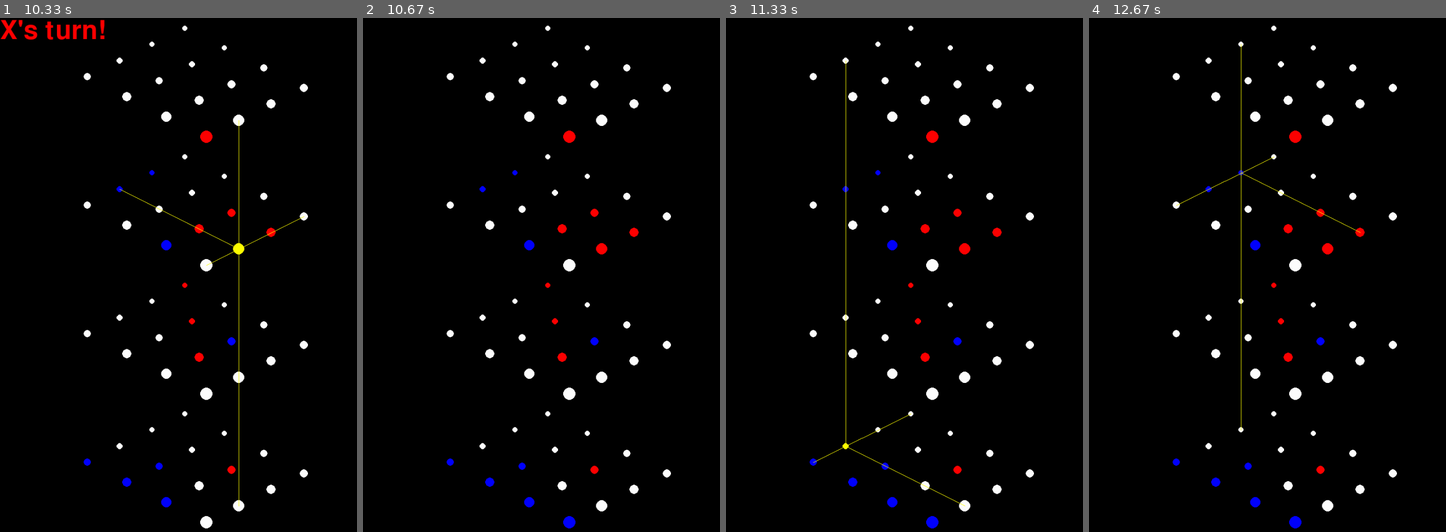
Above: before the commit, frames 1-4 (left to right).
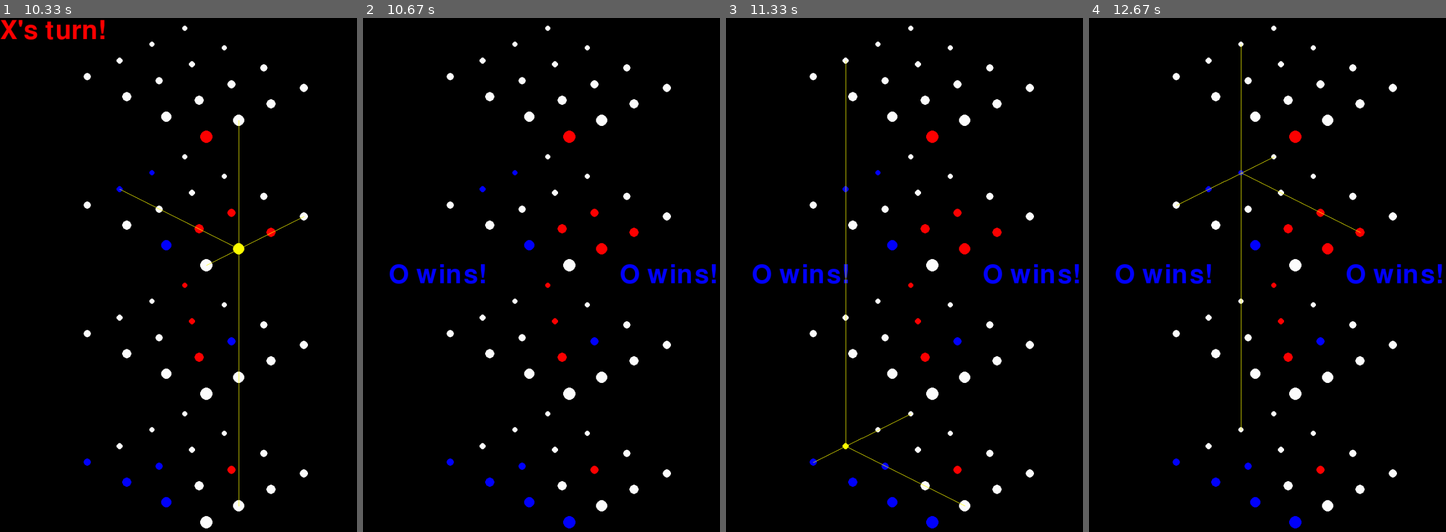
Above: after the commit, the same moments.

Repository: kluedemann/GitGud
Game: pygame game, started from main.py
Two runs of this game, one before a commit and one after it. Both use one fixed random seed, a clock stepped at 60 frames per second and the inputs below.
Inputs (mouse positions are in pixels of both pictures, inside the frame that each line leads up to):
- Up to frame 1 (10.33 s): click (185, 275) at 0.38 s; press the mouse at (185, 275) at 0.7 s; move the mouse to (124, 310) at 0.8 s; release the mouse at (64, 346) at 0.93 s; press the mouse at (185, 275) at 1.13 s; move the mouse to (207, 367) at 1.23 s; release the mouse at (228, 460) at 1.37 s; click (232, 218) at 2.07 s; click (189, 223) at 2.78 s; press the mouse at (189, 223) at 3.07 s; move the mouse to (228, 187) at 3.17 s; release the mouse at (267, 151) at 3.3 s; click (196, 141) at 3.43 s; click (235, 352) at 4.2 s; click (264, 305) at 4.62 s; move the mouse to (264, 228) at 4.9 s; click (264, 228) at 5.07 s; click (192, 352) at 5.5 s; press the mouse at (192, 352) at 6.2 s; move the mouse to (189, 352) at 6.3 s; release the mouse at (185, 352) at 6.43 s; press the mouse at (192, 352) at 6.53 s; move the mouse to (228, 316) at 6.63 s; release the mouse at (267, 285) at 6.77 s; press the mouse at (192, 352) at 6.87 s; move the mouse to (246, 341) at 6.97 s; release the mouse at (296, 326) at 7.1 s; press the mouse at (192, 352) at 7.2 s; move the mouse to (207, 269) at 7.3 s; release the mouse at (221, 187) at 7.43 s; click (214, 136) at 7.58 s; click (260, 269) at 7.93 s; click (185, 326) at 9.92 s; move the mouse to (235, 244) at 10.23 s
- Up to frame 2 (10.67 s): click (598, 244) at 10.35 s; click (641, 444) at 10.65 s
- Up to frame 3 (11.33 s): click (993, 233) at 10.98 s; move the mouse to (854, 439) at 11.27 s
- Up to frame 4 (12.67 s): click (1217, 439) at 11.43 s; click (1228, 228) at 11.98 s; move the mouse to (1235, 167) at 12.4 s

Frame 1 is identical in both runs. In frame 2, 0.9% of the frame differs, in the area x 7-99%, y 47-52%; in frame 3, 0.9%; in frame 4, 0.9%.

Commit message:
Bug Fixes

Diff:
--- a/bot.py
+++ b/bot.py
@@ -92,6 +92,8 @@
         """
         if game.turn_num < 5 or random.random() < self.epsilon:
             z, x, y = random.randint(0, game.h - 1), random.randint(0, game.l - 1), random.randint(0, game.w - 1)
+            while game.board[z][x][y] != ' ':
+                z, x, y = random.randint(0, game.h - 1), random.randint(0, game.l - 1), random.randint(0, game.w - 1)
             return z, x, y, 0
         else:
             return self.minimax(game, self.player)
--- a/main.py
+++ b/main.py
@@ -58,6 +58,8 @@
                         )
         if not self.game_over:
             self.draw_turn()
+        else:
+            self.draw_over(self.players[1 - self.turn_num % 2])
         if test:
             pygame.display.update()
         return
@@ -99,7 +101,7 @@
         if self.check_win(player) or self.turn_num == (self.l * self.w * self.h):
             self.game_over = True
             self.draw()
-            self.draw_over(player)
+
 
 
 
